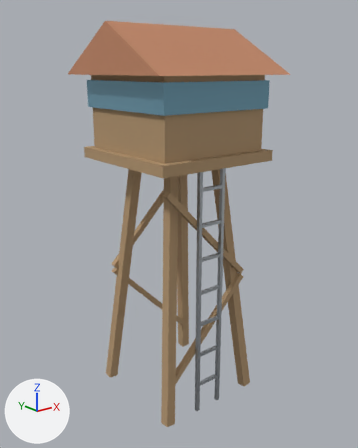
One commit to the glTF model src/assets/models/props/watchtower.glb: the scene before it, then after it.
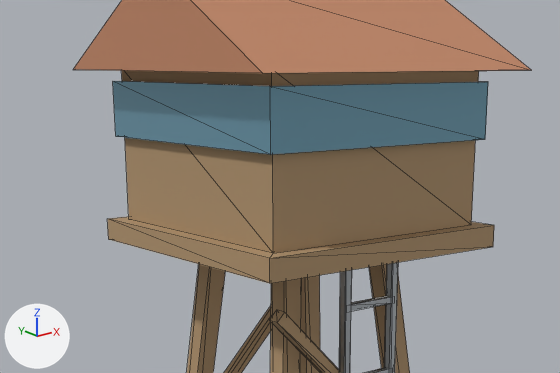
Each version is shown whole from a camera (50 mm lens) standing at (-11.97, -15.12, 13.46) and looking at (0.07, -0.07, 7.44), then close up on the part from 9% to 85% of the width and 9% to 50% of the height. Lighting does not change. The marker at lower left points along +X, +Y and +Z. The older version's two pictures come first. The close-ups show mesh edges as thin lines. Vertices at exactly the same position are counted once.

Objects in the first close-up: 'Merged_PropsMetal', 'Merged_PropsWood', 'watch_glass', 'watch_roof'.
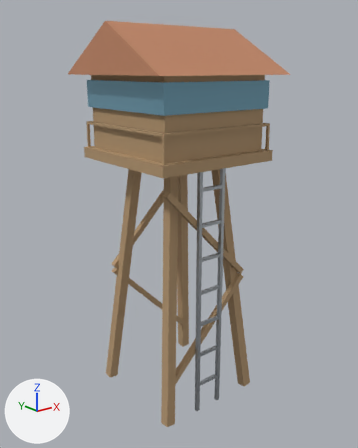
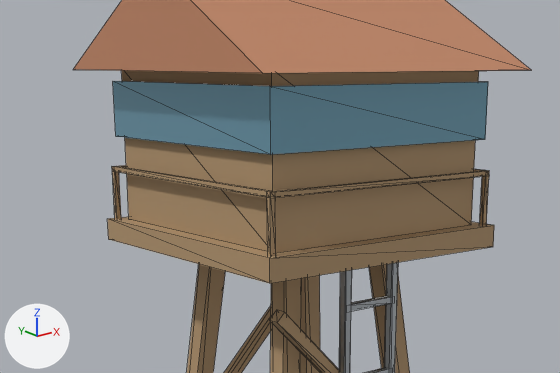
Location of each change, (x1, y1, x2, y2) in pixels of the close-ups (560 x 373 px):
part 1 of me_merged_propswood_mesh, added (brown): after (267, 170, 486, 198)
part 2 of me_merged_propswood_mesh, added (brown): after (114, 166, 275, 198)
part 3 of me_merged_propswood_mesh, added (brown): after (267, 198, 276, 256)
part 4 of me_merged_propswood_mesh, added: after (112, 171, 121, 219)
part 5 of me_merged_propswood_mesh, added: after (479, 176, 489, 226)

The change in detail:
me_merged_propswood_mesh is used by ob_merged_propswood; location (0.0, 0.0, 0.0).
me_merged_propswood_mesh had 80 vertices, 120 faces and spanned x -2.6..2.6, y -2.6..2.6, z 0.11..13.3.
me_merged_propswood_mesh now has 144 vertices, 216 faces and spans x -2.6..2.6, y -2.6..2.6, z 0.11..13.3.
me_merged_propswood_mesh part 1: a new loose piece, a box spanning x -2.5..2.5, y -2.495..-2.405, z 11.405..11.495, in mat_propswood (brown #b3956f).
me_merged_propswood_mesh part 2: a new loose piece, a box spanning x -2.495..-2.405, y -2.5..2.5, z 11.405..11.495, in mat_propswood (brown #b3956f).
me_merged_propswood_mesh part 3: a new loose piece, a box spanning x -2.495..-2.405, y -2.495..-2.405, z 10.475..11.425, in mat_propswood (brown #b3956f).
me_merged_propswood_mesh part 4: a new loose piece, a box spanning x -2.495..-2.405, y 2.405..2.495, z 10.475..11.425, in mat_propswood (brown #b3956f).
me_merged_propswood_mesh part 5: a new loose piece, a box spanning x 2.405..2.495, y -2.495..-2.405, z 10.475..11.425, in mat_propswood (brown #b3956f).
Other edits to the shape of me_merged_propswood_mesh do not show in these pictures.
